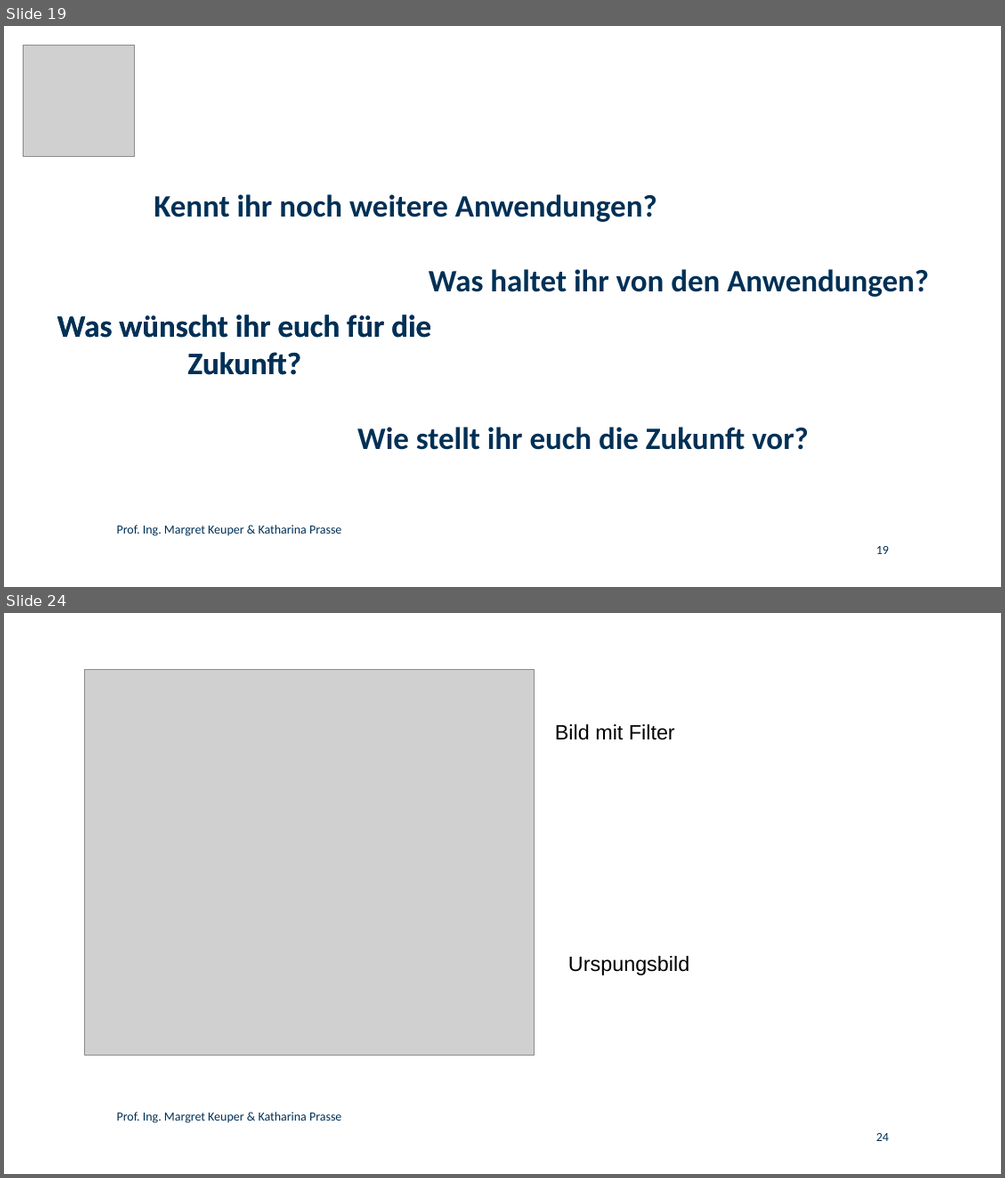
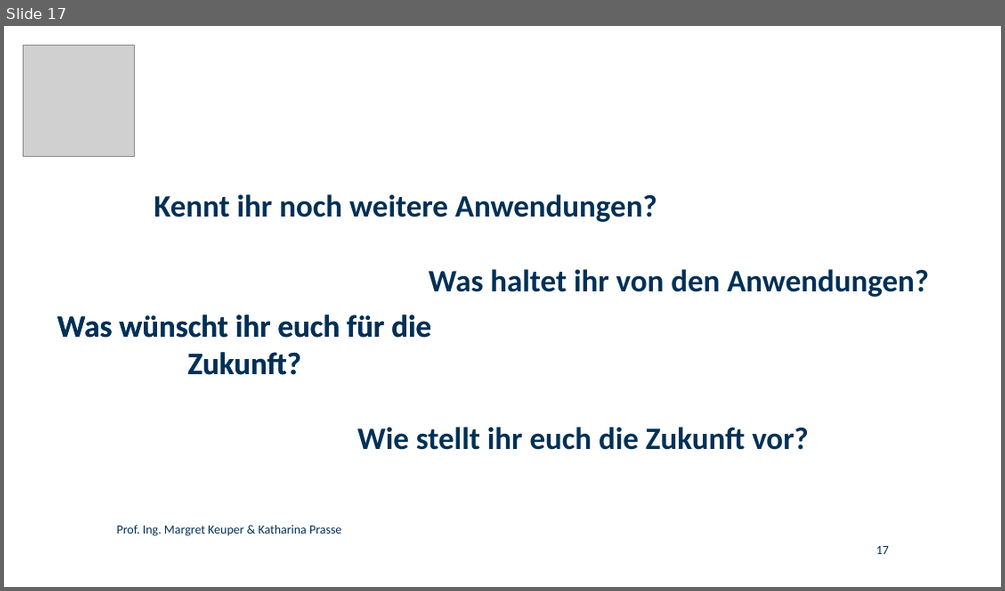
Before and after one commit to KathPra/Pixel-Power, a slide deck: folien_GirlsDay.odp. Shown one above the other, each under a label of ours: slides 19 and 24 before the commit, slide 17 after it; the slides between them are not shown. The pictures are 1005x1178 and 1005x591 pixels, drawn with LibreOffice and Linux fonts; fonts in the diff are those of the drawing; grey boxes stand for pictures; background and template pictures are left out. Boxes give left, top, right and bottom in pixels: in the first picture for what was removed or moved away, otherwise in the second. Text is boxed around its words. In the diff, an @@ line names an element or a change of style, - is before the commit and + after.

```diff
--- a/folien_GirlsDay.odp
+++ b/folien_GirlsDay.odp
@@ slide 24 removed at box(4, 613, 1001, 1174), background #FFFFFF @@
@@ picture removed at box(84, 669, 534, 1054) @@
@@ text removed at box(555, 724, 675, 740) @@
-Bild mit Filter
@@ text removed at box(568, 956, 689, 975) @@
-Urspungsbild
@@ text removed at box(117, 1111, 341, 1123) @@
-Prof. Ing. Margret Keuper & Katharina Prasse
@@ page number removed at box(876, 1133, 889, 1141) @@
-24
@@ what was slide 19 is now slide 17 @@
@@ page number at box(876, 546, 889, 554): text changed @@
-19
+17
```
Also in this commit, not shown: 6 slides changed, 13 other slides removed.
